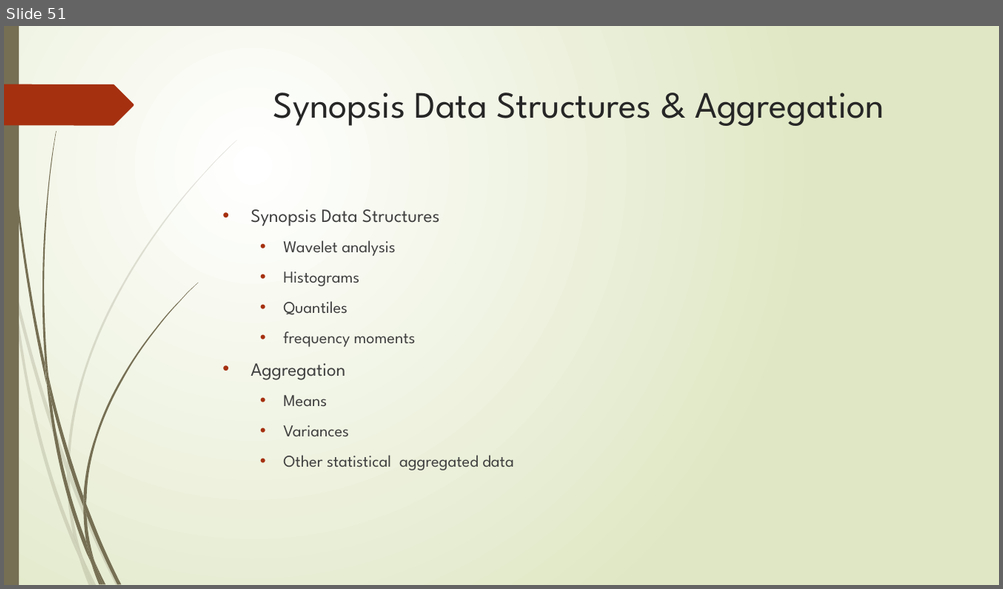
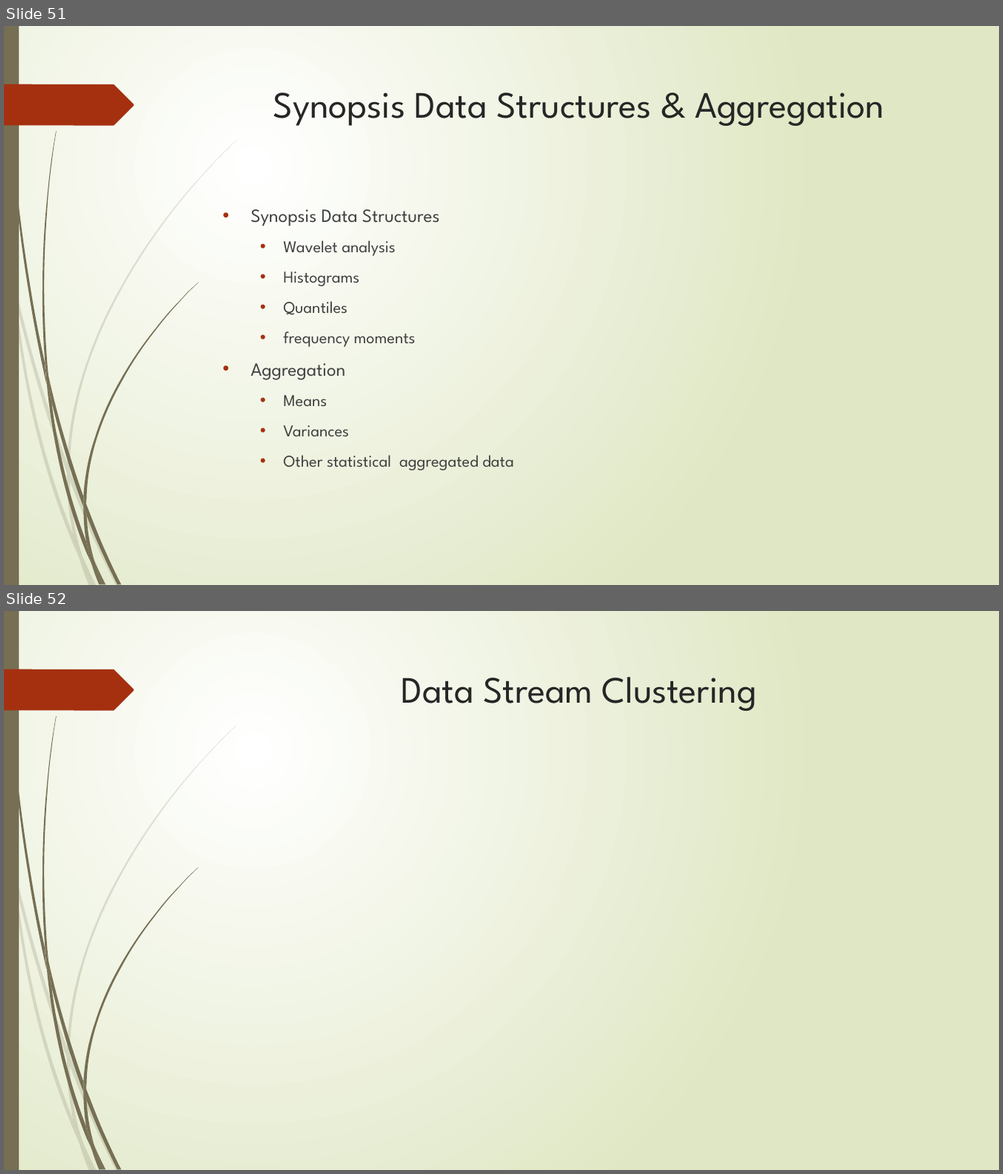
Before and after one commit to zixiaojindao/time-series-survey, a slide deck: slide/tsdm.pptx. Shown one above the other, each under a label of ours: slide 51 before the commit, slides 51 and 52 after it. The pictures are 1003x589 and 1003x1174 pixels, drawn with LibreOffice and Linux fonts; fonts in the diff are those of the drawing; grey boxes stand for pictures. Boxes give left, top, right and bottom in pixels: in the first picture for what was removed or moved away, otherwise in the second. Text is boxed around its words. In the diff, an @@ line names an element or a change of style, - is before the commit and + after.

```diff
--- a/slide/tsdm.pptx
+++ b/slide/tsdm.pptx
@@ slide 52 added at bbox=[4, 611, 999, 1170], background gradient #FFFFFF to #DFE8C4; not listed: 24 template elements that a slide beside it also shows @@
@@ title added at bbox=[401, 677, 757, 711], 36 pt, text #262626 @@
+Data Stream Clustering
```
Also in this commit, not shown: 1 other slide added, 3 other files.
